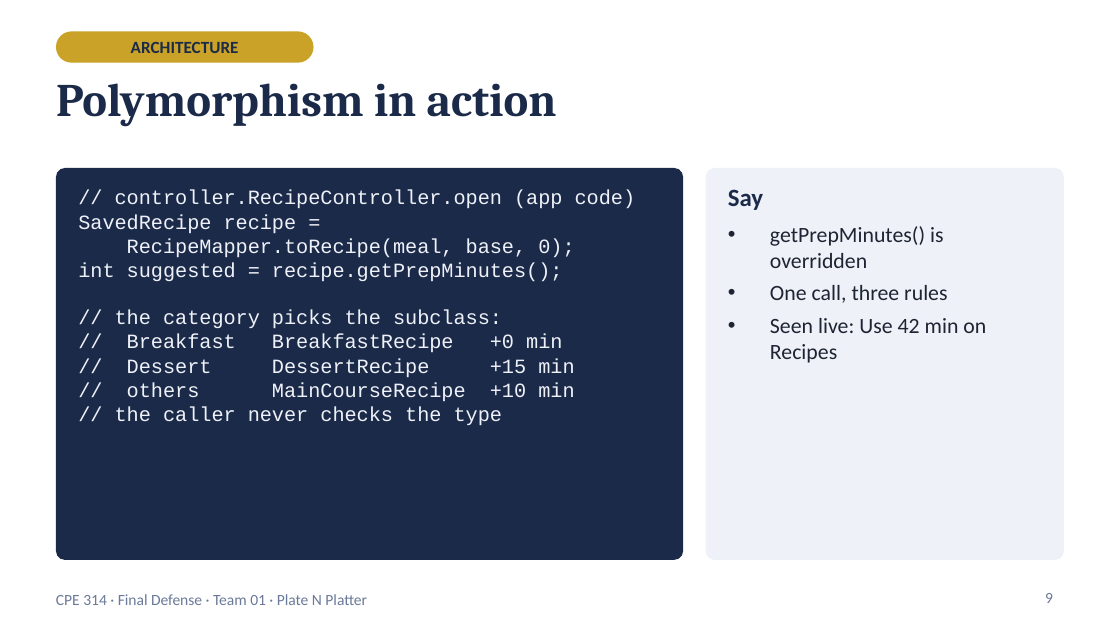
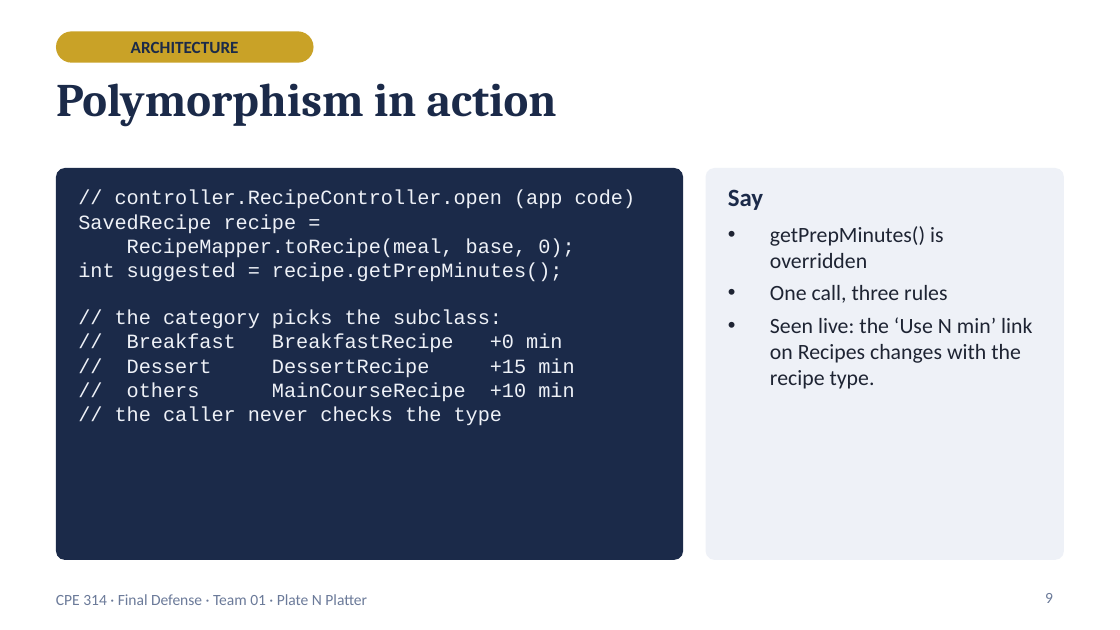
Before and after one commit to Kimonooo/cpe314-69167-capstoneteam-Meal_plannerGroup1, a slide deck: slide 9 of docs/PlateNPlatter_Final_Defense.pptx. Drawn at 1120x630 pixels with LibreOffice and Linux fonts; fonts in the diff are those of the drawing. Boxes give left, top, right and bottom in pixels: in the first picture for what was removed or moved away, otherwise in the second. Text is boxed around its words. In the diff, an @@ line names an element or a change of style, - is before the commit and + after.

```diff
--- a/docs/PlateNPlatter_Final_Defense.pptx
+++ b/docs/PlateNPlatter_Final_Defense.pptx
@@ text at bbox=[770, 317, 1032, 389]: text changed @@
-• Seen live: Use 42 min on Recipes
+• Seen live: the ‘Use N min’ link on Recipes changes with the recipe type.
```
Also in this commit, not shown: 5 other slides changed, 1 slide added.
